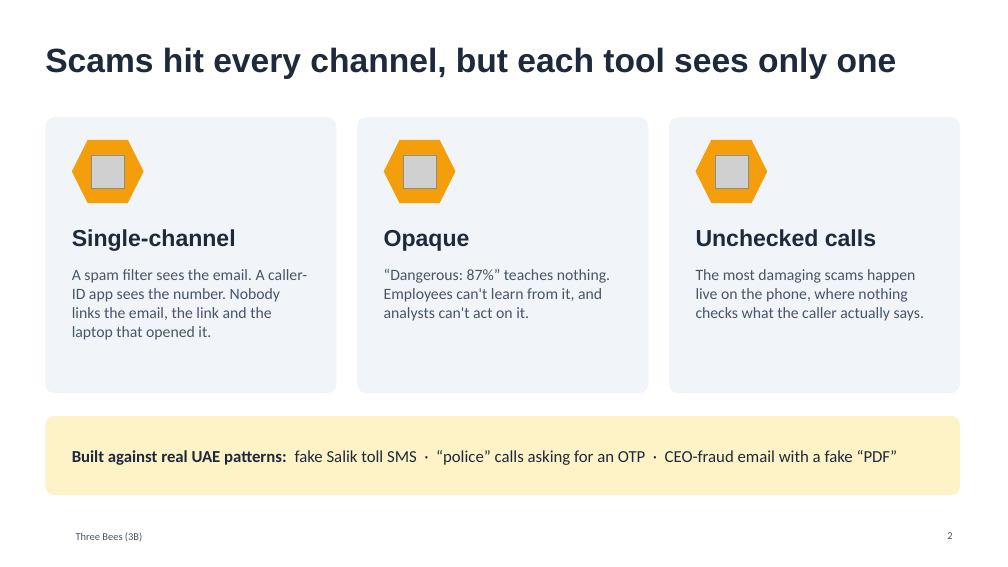
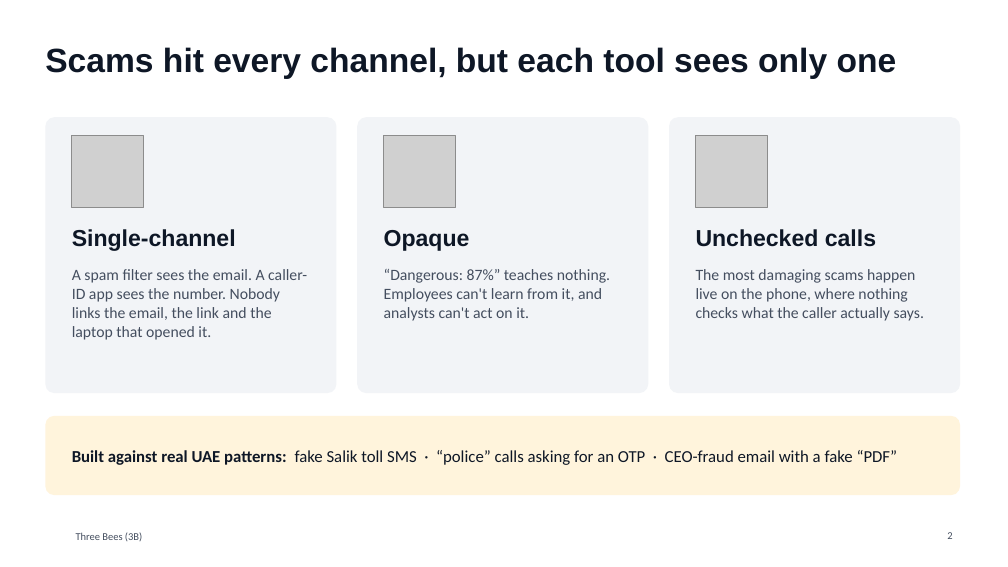
Before and after one commit to Mezx-1/three-bees, a slide deck: slide 2 of docs/presentation/ThreeBees_3B.pptx. Drawn at 1008x567 pixels with LibreOffice and Linux fonts; fonts in the diff are those of the drawing; grey boxes stand for pictures; background and template pictures are left out. Boxes give left, top, right and bottom in pixels: in the first picture for what was removed or moved away, otherwise in the second. Text is boxed around its words. In the diff, an @@ line names an element or a change of style, - is before the commit and + after.

```diff
--- a/docs/presentation/ThreeBees_3B.pptx
+++ b/docs/presentation/ThreeBees_3B.pptx
@@ fill #F1F5F9 to #F2F4F7 in 3 elements at box(45, 117, 337, 393), box(357, 117, 648, 393), box(669, 117, 960, 393) @@
@@ hexagon removed at box(72, 140, 144, 203) @@
@@ picture added at box(72, 135, 144, 207) @@
@@ hexagon removed at box(384, 140, 456, 203) @@
@@ picture added at box(384, 135, 456, 207) @@
@@ hexagon removed at box(696, 140, 768, 203) @@
@@ picture added at box(696, 135, 768, 207) @@
@@ picture removed at box(91, 155, 125, 188) @@
@@ picture removed at box(403, 155, 436, 188) @@
@@ picture removed at box(715, 155, 749, 188) @@
@@ rounded rectangle at box(45, 416, 960, 495): fill #FEF3C7 to #FFF4DC @@
@@ text colour #1E293B to #0E1726 in 5 elements at box(45, 47, 897, 79), box(72, 229, 236, 251), box(384, 230, 470, 251), box(696, 229, 876, 247), box(72, 450, 898, 465) @@
```
Also in this commit, not shown: 12 other slides changed, 3 other files.
